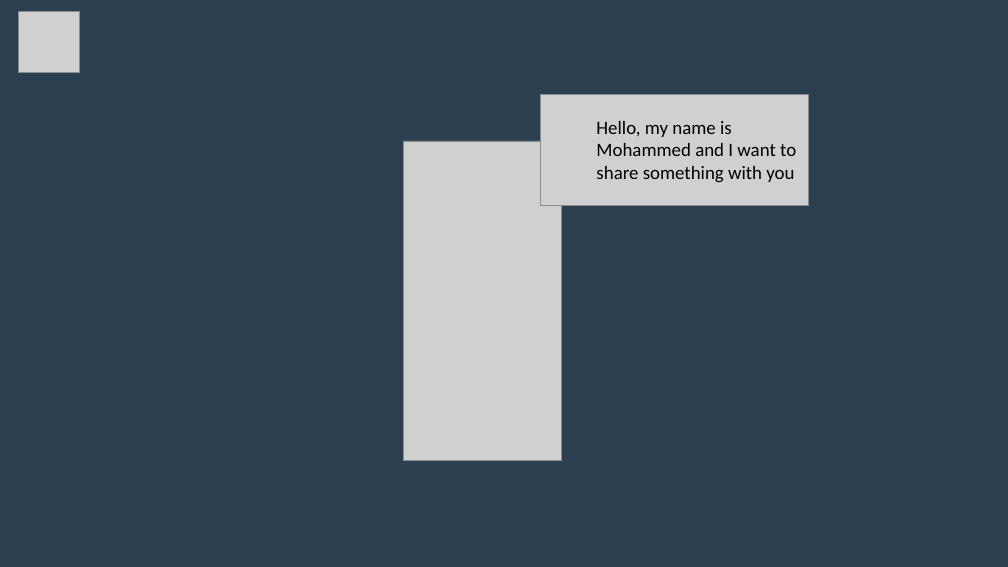
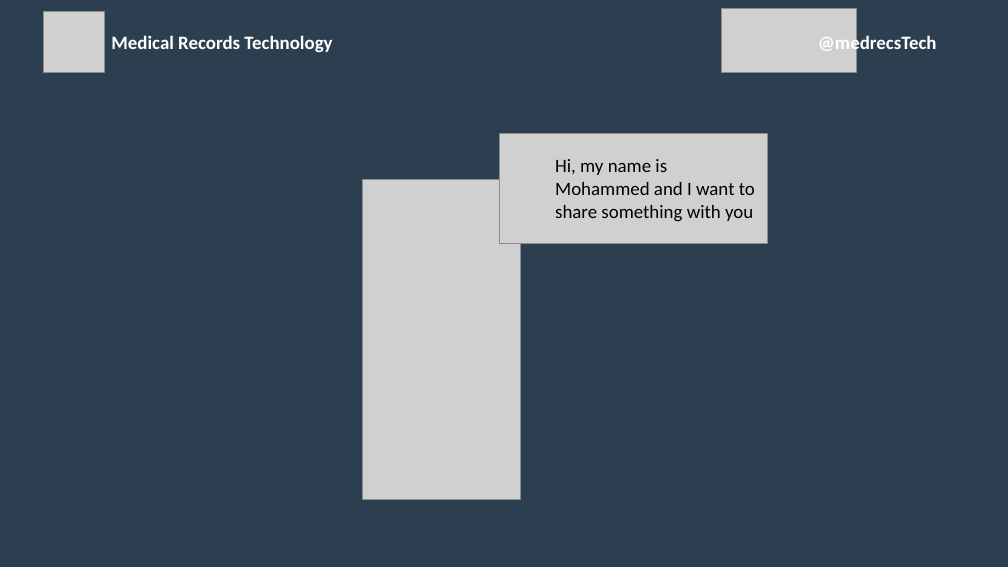
Before and after one commit to aajajim/MedicalRecordsLanding, a slide deck: slide 1 of PresentationPitch.pptx. Drawn at 1008x567 pixels with LibreOffice and Linux fonts; fonts in the diff are those of the drawing; grey boxes stand for pictures. Boxes give left, top, right and bottom in pixels: in the first picture for what was removed or moved away, otherwise in the second. Text is boxed around its words. In the diff, an @@ line names an element or a change of style, - is before the commit and + after.

```diff
--- a/PresentationPitch.pptx
+++ b/PresentationPitch.pptx
@@ picture: place and size @@
-picture at bbox=[19, 12, 79, 73]
+picture at bbox=[43, 12, 104, 73]
@@ picture added at bbox=[722, 9, 857, 73] @@
@@ text added at bbox=[111, 35, 332, 52], 18 pt, text #FFFFFF, bold @@
+Medical Records Technology
@@ text added at bbox=[818, 33, 937, 54], 18 pt, text #FFFFFF, bold @@
+@medrecsTech
@@ picture: place and size @@
-picture at bbox=[541, 95, 808, 205]
+picture at bbox=[499, 133, 767, 243]
@@ text at bbox=[555, 159, 755, 222]: text changed @@
-Hello, my name is Mohammed and I want to share something with you
+Hi, my name is Mohammed and I want to share something with you
@@ picture: place and size @@
-picture at bbox=[404, 141, 562, 461]
+picture at bbox=[362, 180, 520, 500]
```
Also in this commit, not shown: 4 other slides changed, 1 slide removed, 7 other files.
